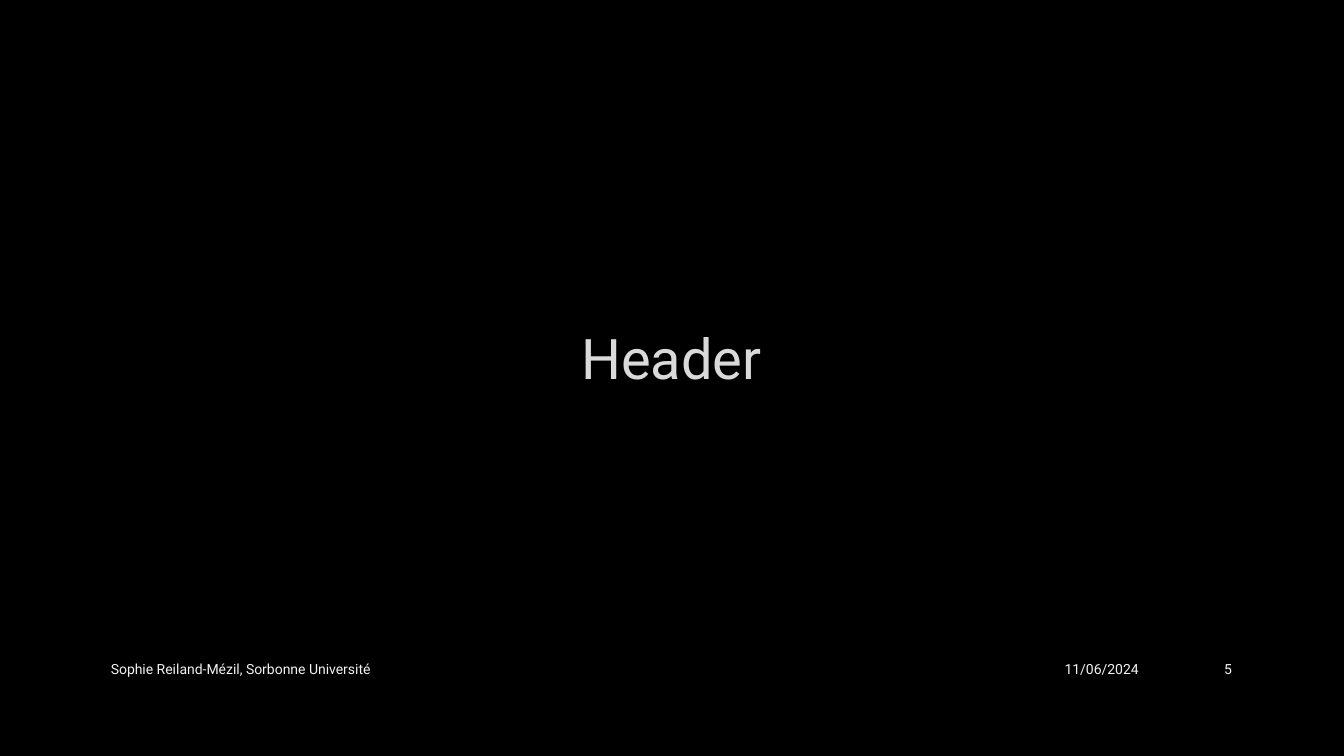
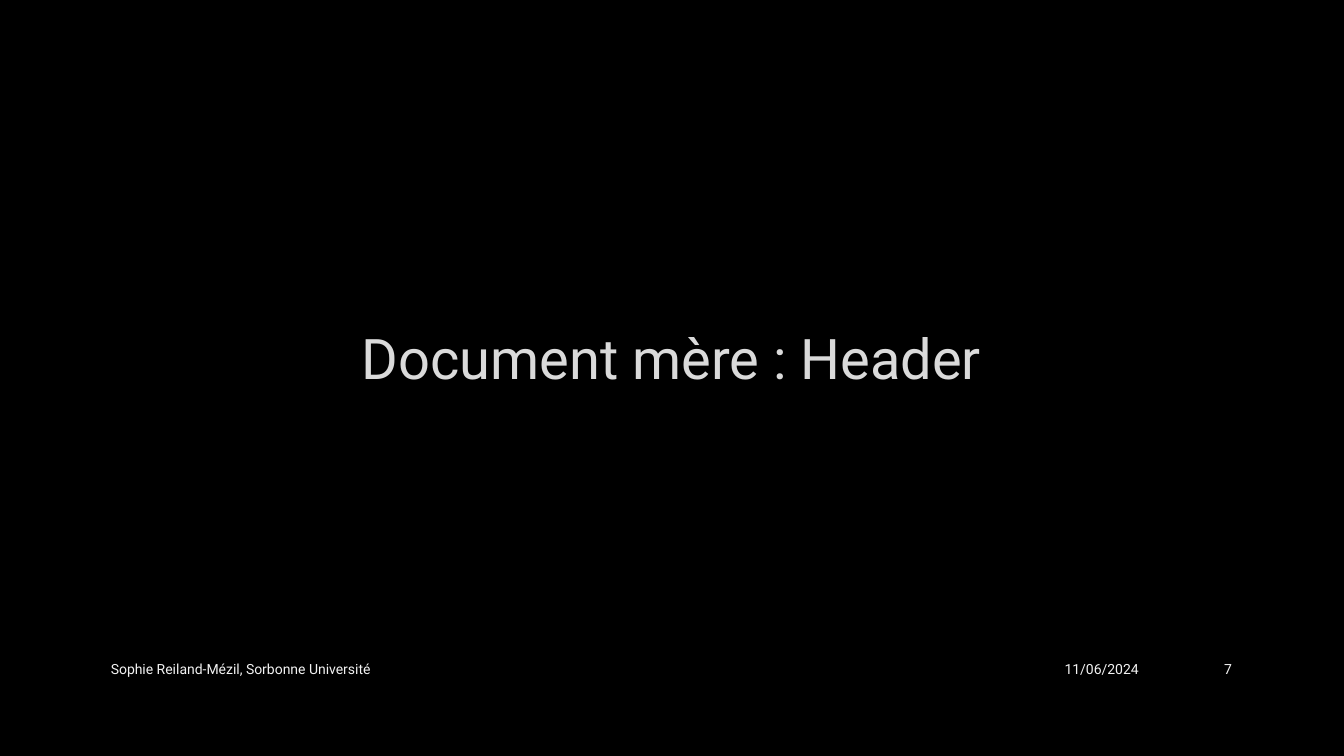
Before and after one commit to SophieReiland/graupner, a slide deck: slide 7 of mei/graupner_hertzlich/Présentation_groupe_MEI.pptx (slide 5 before the commit). Drawn at 1344x756 pixels with LibreOffice and Linux fonts; fonts in the diff are those of the drawing; background and template pictures are left out. Boxes give left, top, right and bottom in pixels: in the first picture for what was removed or moved away, otherwise in the second. Text is boxed around its words. In the diff, an @@ line names an element or a change of style, - is before the commit and + after.

```diff
--- a/mei/graupner_hertzlich/Présentation_groupe_MEI.pptx
+++ b/mei/graupner_hertzlich/Présentation_groupe_MEI.pptx
@@ title at box(362, 337, 981, 380): text changed @@
-Header
+Document mère : Header
@@ page number at box(1224, 664, 1232, 674): text changed @@
-5
+7
```
Also in this commit, not shown: 2 other slides changed, 8 slides added, 2 other files.
